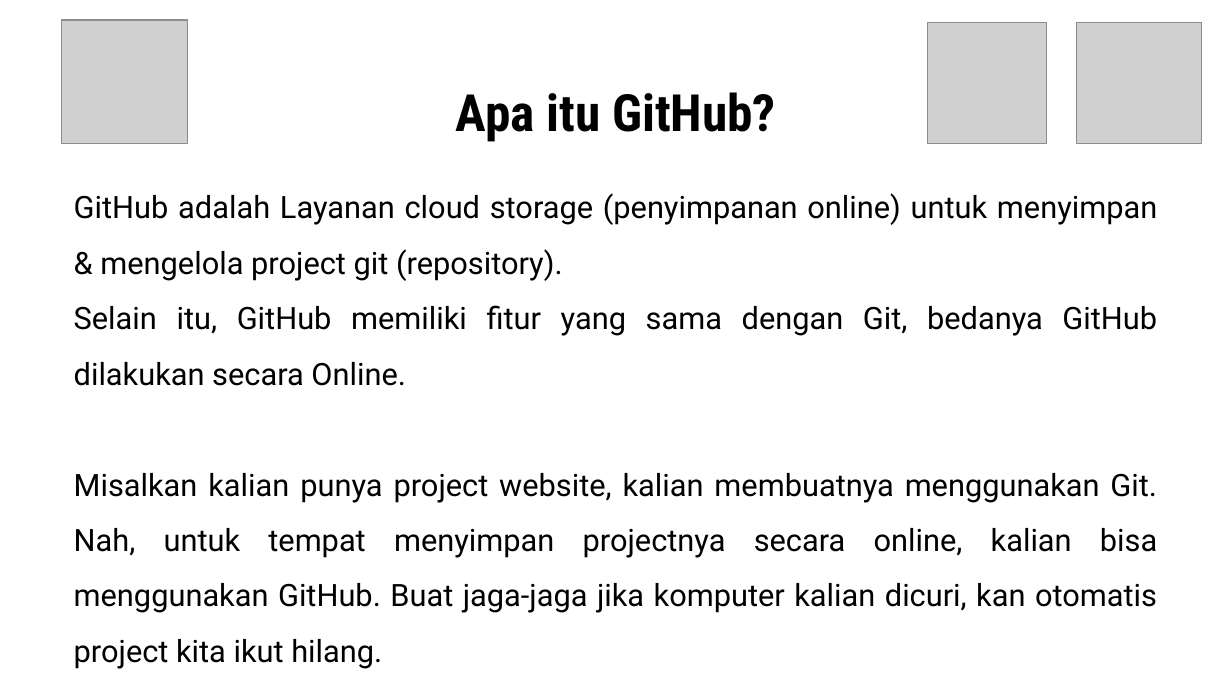
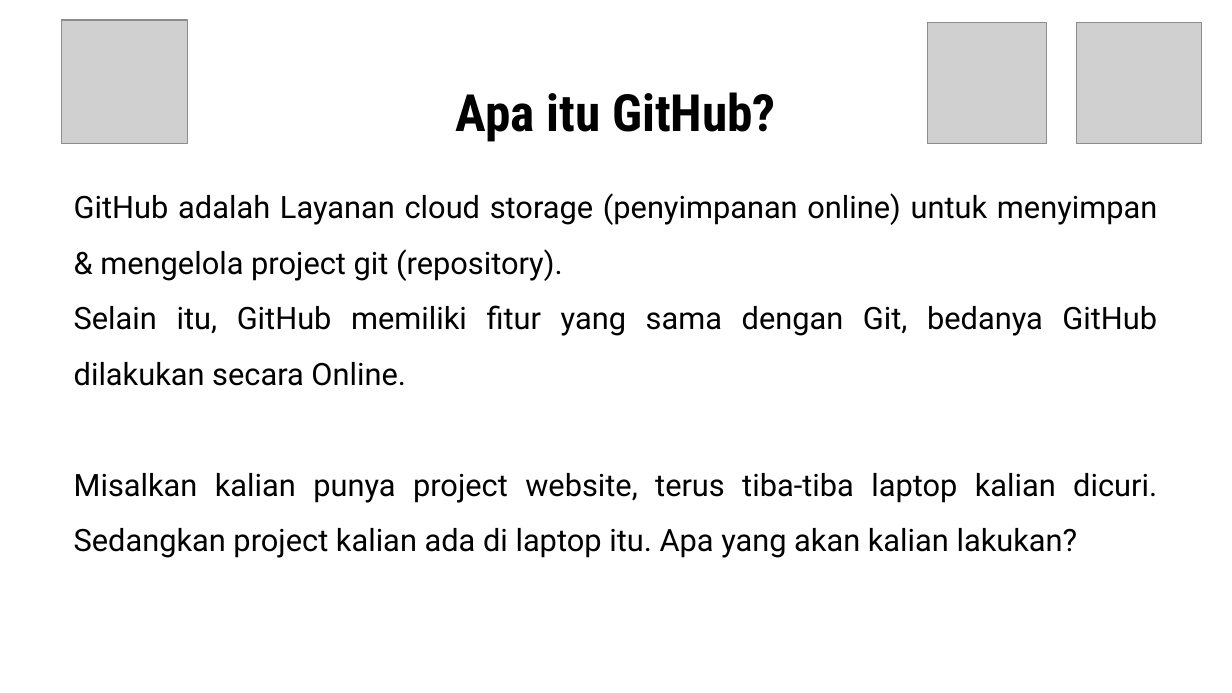
Before and after one commit to hako-975/UNPAM-File, a slide deck: slide 16 of semester 5/PKM/PPT Workshop Portofolio UNPAM.pptx. Drawn at 1232x693 pixels with LibreOffice and Linux fonts; fonts in the diff are those of the drawing; grey boxes stand for pictures. Boxes give left, top, right and bottom in pixels: in the first picture for what was removed or moved away, otherwise in the second. Text is boxed around its words. In the diff, an @@ line names an element or a change of style, - is before the commit and + after.

```diff
--- a/semester 5/PKM/PPT Workshop Portofolio UNPAM.pptx
+++ b/semester 5/PKM/PPT Workshop Portofolio UNPAM.pptx
@@ text at [74,473,1157,558]: text changed @@
-Misalkan kalian punya project website, kalian membuatnya menggunakan Git. Nah, untuk tempat menyimpan projectnya secara online, kalian bisa menggunakan GitHub. Buat jaga-jaga jika komputer kalian dicuri, kan otomatis project kita ikut hilang.
+Misalkan kalian punya project website, terus tiba-tiba laptop kalian dicuri. Sedangkan project kalian ada di laptop itu. Apa yang akan kalian lakukan?
```
Also in this commit, not shown: 4 other slides changed, 1 slide removed, 3 other files.
